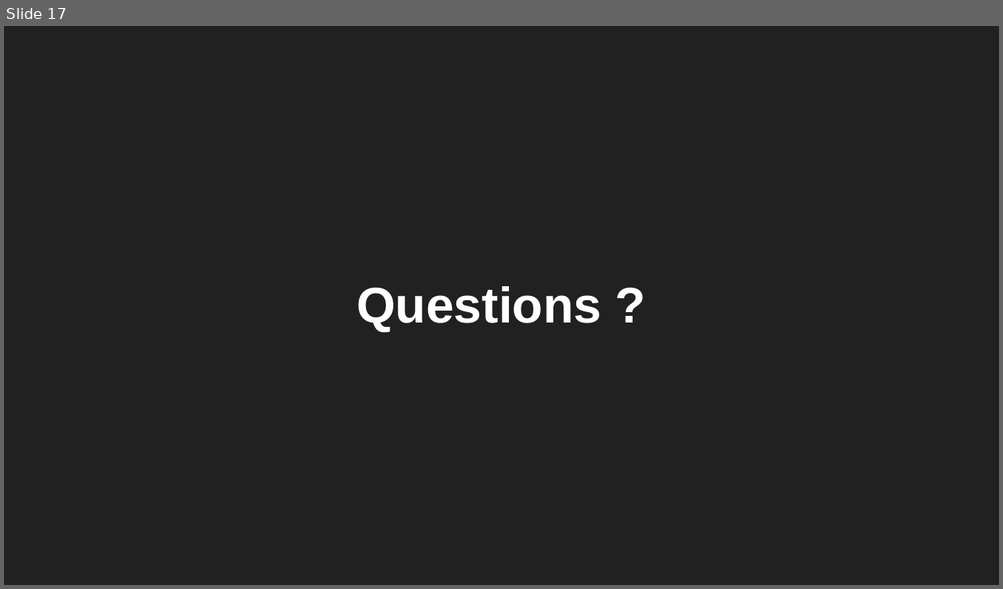
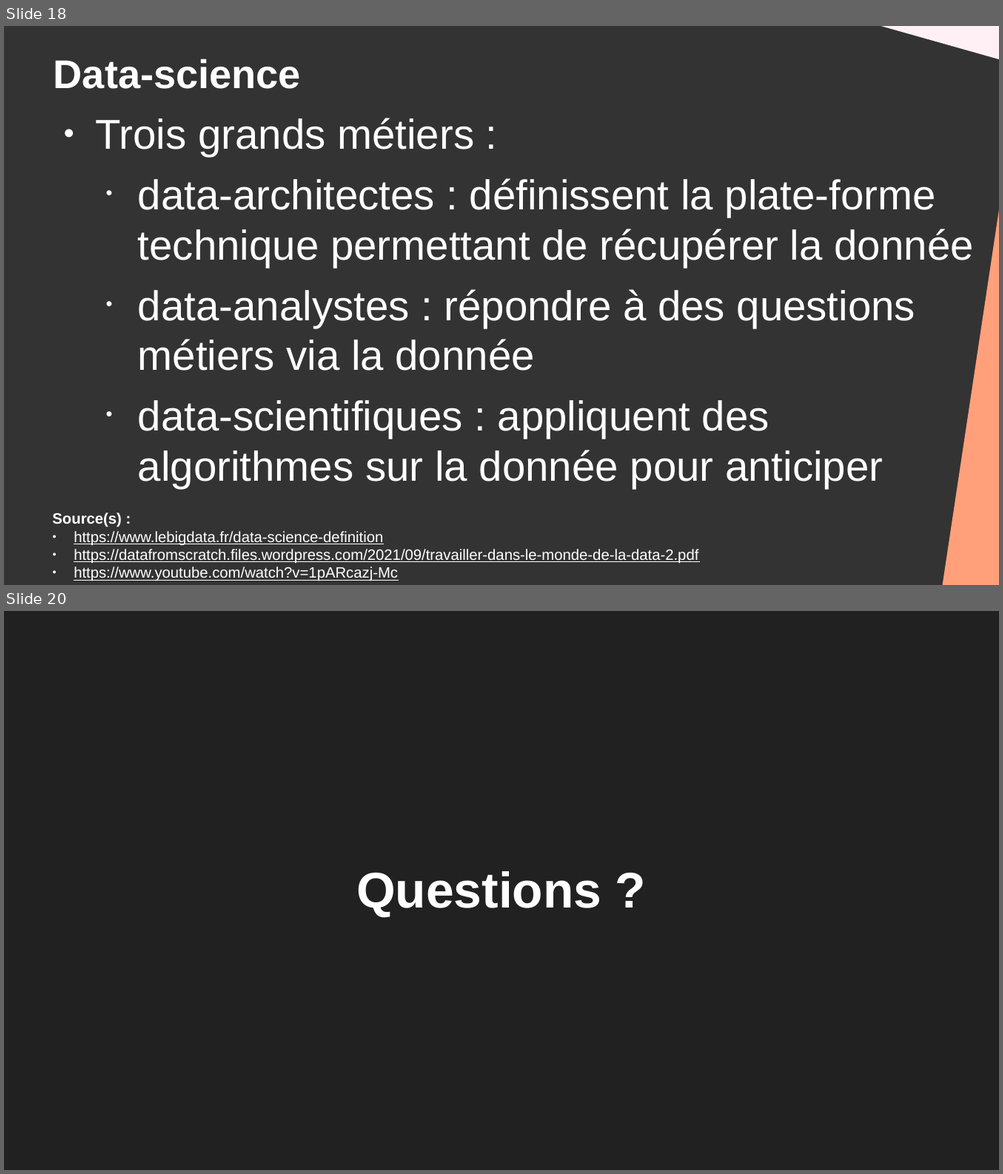
Before and after one commit to DanYellow/cours, a slide deck: big-data-s4/travaux-pratiques/numero-2/presentation.odp. Shown one above the other, each under a label of ours: slide 17 before the commit, slides 18 and 20 after it; the slides between them are not shown. The pictures are 1003x589 and 1003x1174 pixels, drawn with LibreOffice and Linux fonts; fonts in the diff are those of the drawing. Boxes give left, top, right and bottom in pixels: in the first picture for what was removed or moved away, otherwise in the second. Text is boxed around its words. In the diff, an @@ line names an element or a change of style, - is before the commit and + after.

Commit message:
Update big-data

```diff
--- a/big-data-s4/travaux-pratiques/numero-2/presentation.odp
+++ b/big-data-s4/travaux-pratiques/numero-2/presentation.odp
@@ slide 18 added at (4, 26, 999, 585), background #333333 @@
@@ right triangle added at (861, 26, 999, 61), fill #FFF0F5 @@
@@ title added at (54, 59, 301, 89), 32 pt, text #FFFFFF, bold @@
+Data-science
@@ text added at (95, 118, 973, 488), 33.3 pt, text #FFFFFF @@
+● Trois grands métiers :
+  • data-architectes : définissent la plate-forme technique permettant de récupérer la donnée
+  • data-analystes : répondre à des questions métiers via la donnée
+  • data-scientifiques : appliquent des algorithmes sur la donnée pour anticiper
@@ right triangle added at (942, 200, 999, 585), fill #FFA07A @@
@@ text added at (52, 513, 698, 581), 12 pt, text #FFFFFF, underline @@
+Source(s) :
+● https://www.lebigdata.fr/data-science-definition
+● https://datafromscratch.files.wordpress.com/2021/09/travailler-dans-le-monde-de-la-data-2.pdf
+● https://www.youtube.com/watch?v=1pARcazj-Mc
@@ what was slide 17 is now slide 20 @@
```
Also in this commit, not shown: 13 slides changed, 2 other slides added, 5 other files.
